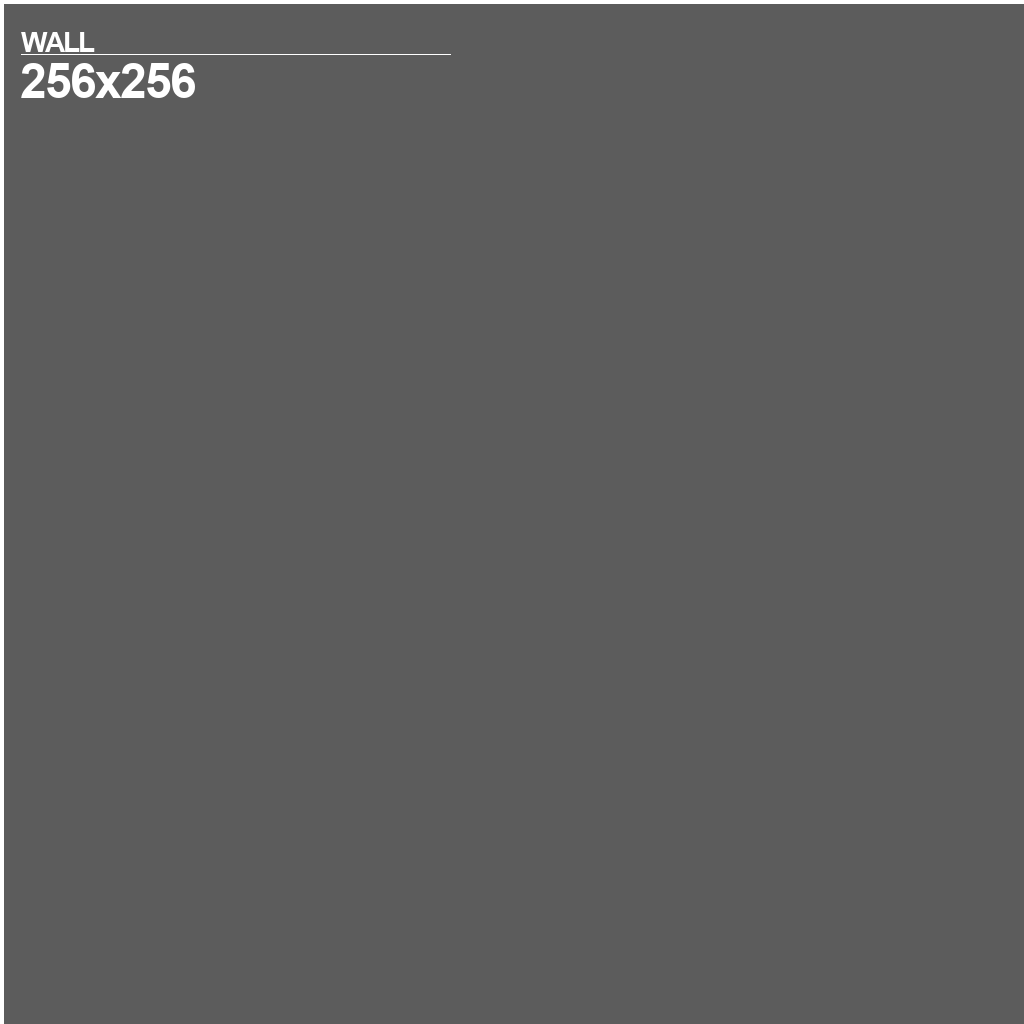
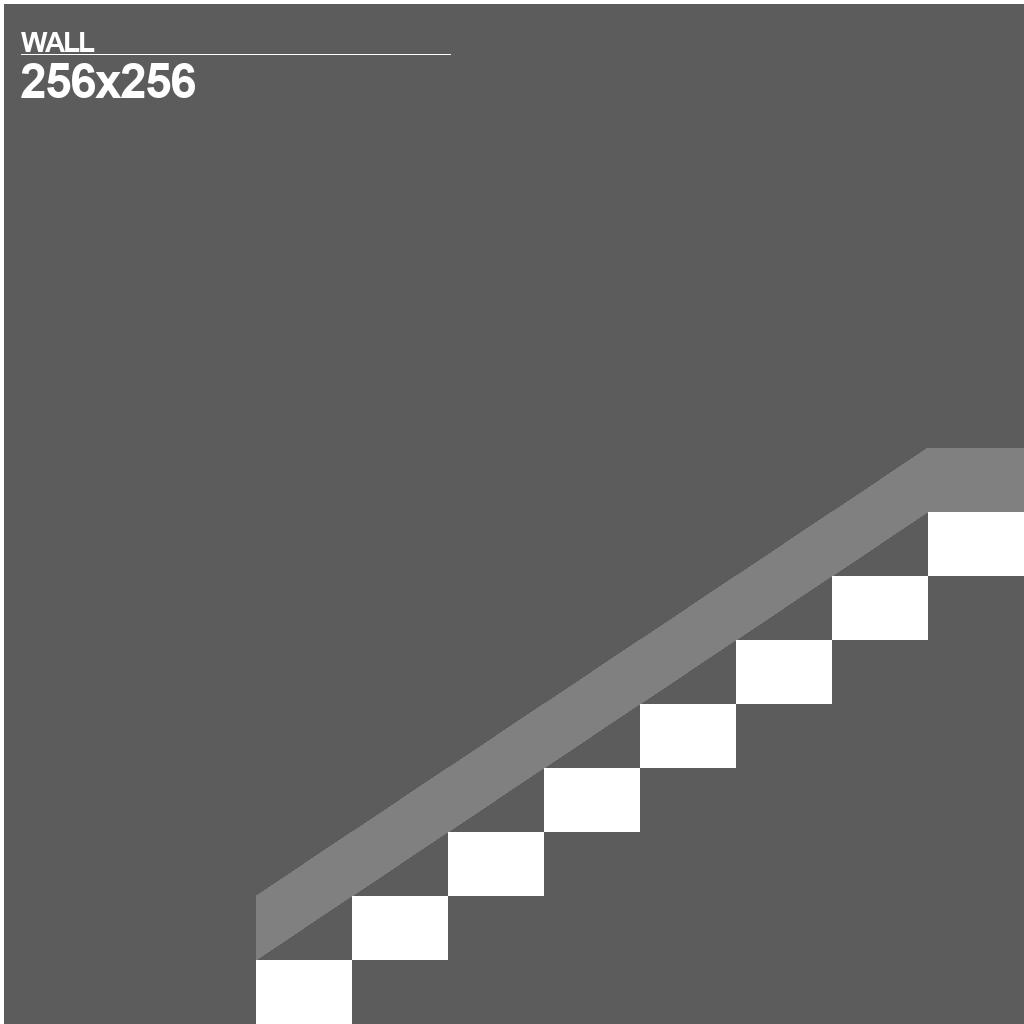
Layers edited between the first and the second 1024 x 1024 image:
showed group "Overlays" (3 layers) over (256, 448, 1024, 1024)
added layer "Stairs" in group "Overlays" over (256, 448, 1024, 1024)
